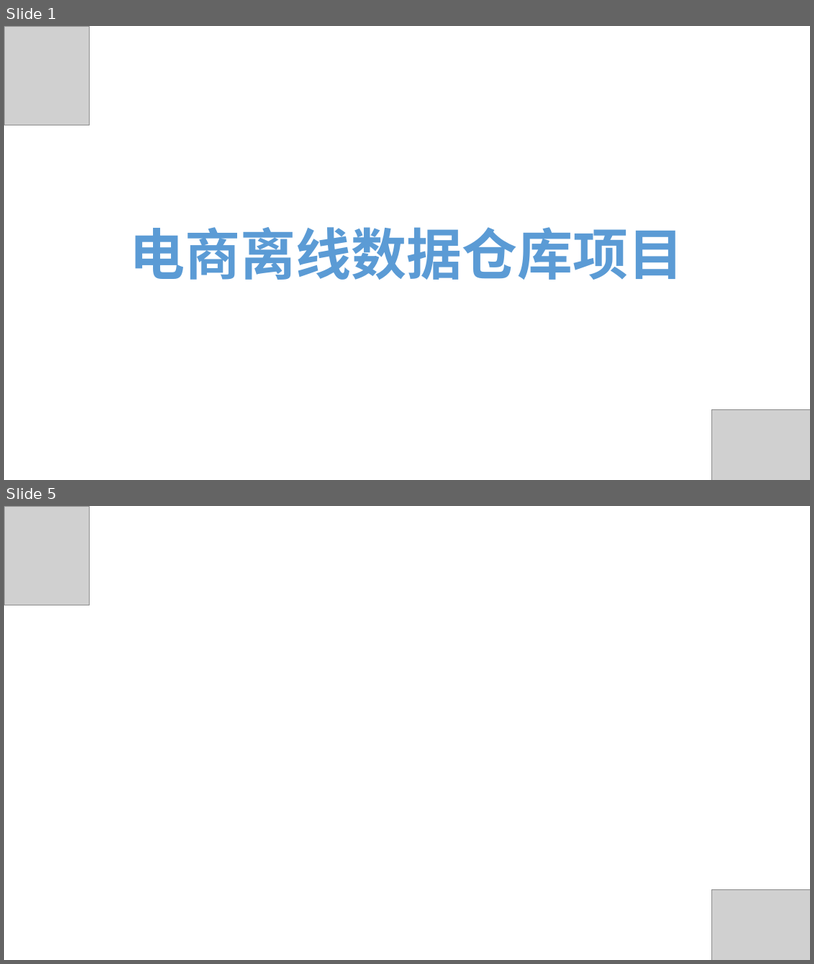
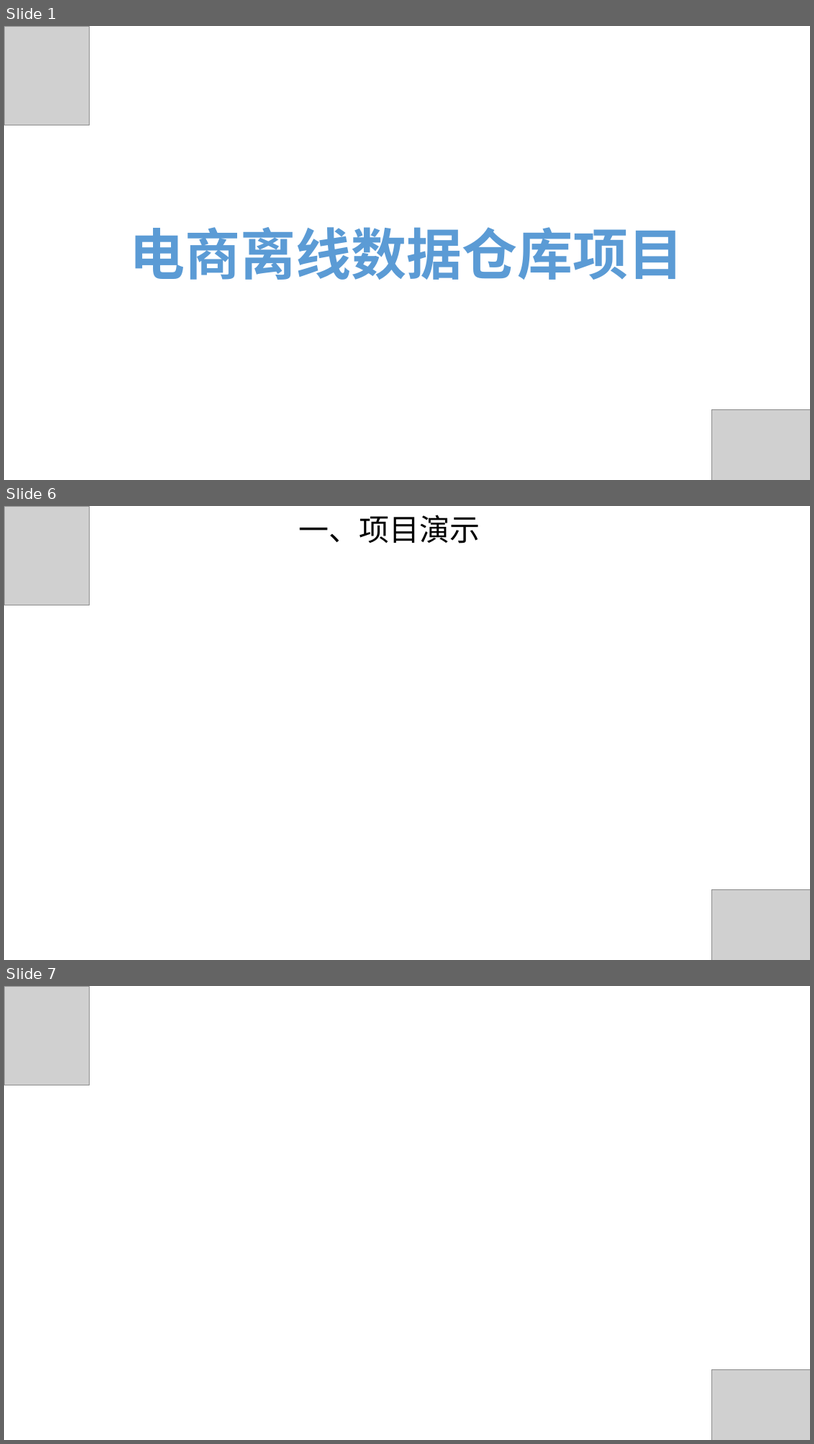
Before and after one commit to hunter95671/DataWarehouse, a slide deck: 电商离线数据仓库流程架构.pptx. Shown one above the other, each under a label of ours: slides 1 and 5 before the commit, slides 1, 6 and 7 after it; the slides between them are not shown. The pictures are 814x964 and 814x1444 pixels, drawn with LibreOffice and Linux fonts; fonts in the diff are those of the drawing; grey boxes stand for pictures. Boxes give left, top, right and bottom in pixels: in the first picture for what was removed or moved away, otherwise in the second. Text is boxed around its words. In the diff, an @@ line names an element or a change of style, - is before the commit and + after.

```diff
--- a/电商离线数据仓库流程架构.pptx
+++ b/电商离线数据仓库流程架构.pptx
@@ slide 6 added at [4,506,810,960], background #FFFFFF @@
@@ picture added at [4,506,89,605] @@
@@ text added at [298,515,480,543], 36 pt, text #000000 @@
+一、项目演示
@@ picture added at [712,889,810,960] @@
@@ what was slide 5 is now slide 7 @@
```
Also in this commit, not shown: 2 slides changed, 2 other slides added, 1 slide removed.
